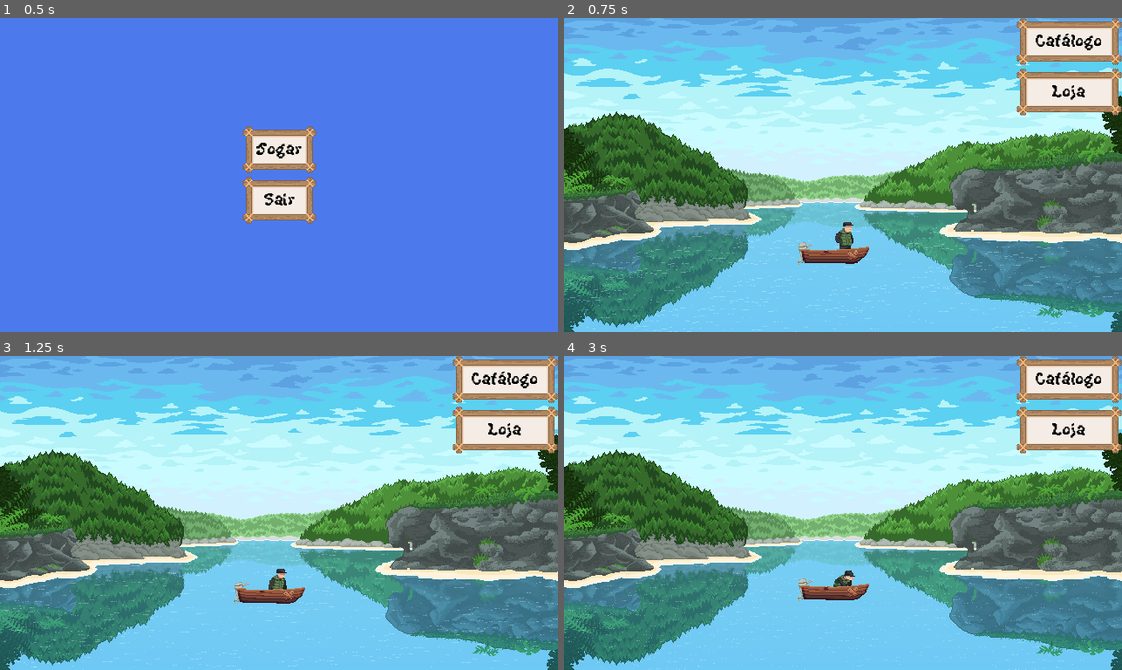
Above: before the commit, frames 1-4 (two rows, left to right).
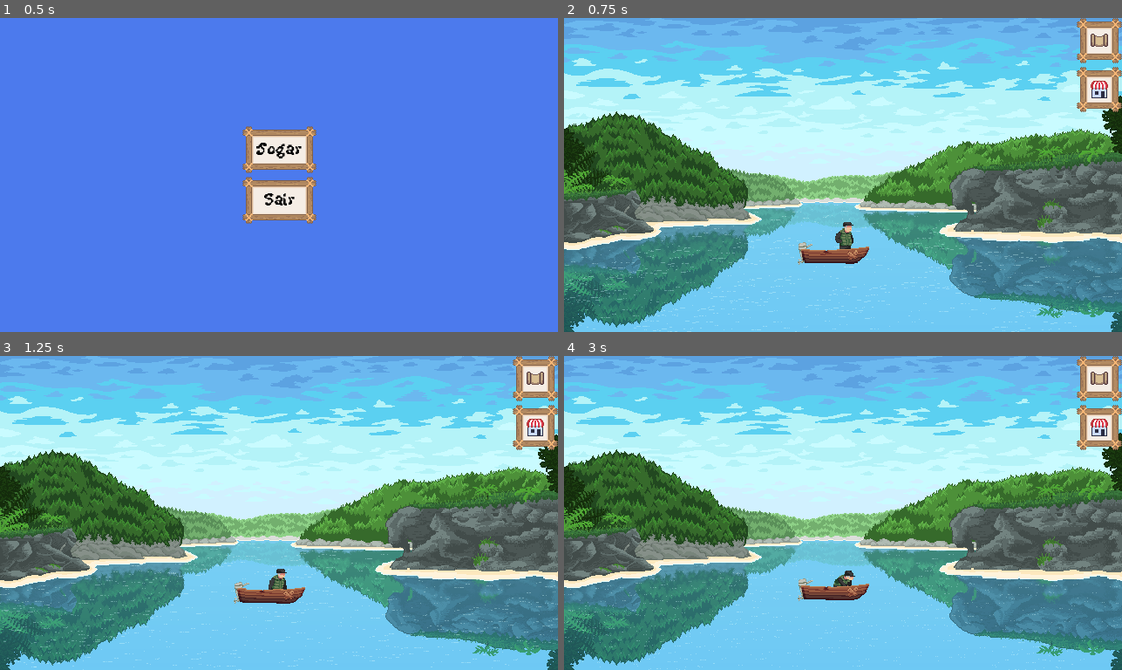
Above: after the commit, the same moments.

Repository: Bad-Onion/gyotaku
Game: Godot game, scene res://main.tscn
Two runs of this game, one before a commit and one after it. Both use one fixed random seed, a clock stepped at 60 frames per second and the inputs below. Sound files missing from this copy of the repository are replaced by a short silence.
Inputs (mouse positions are in pixels of both pictures, inside the frame that each line leads up to; where the layout moved, square brackets give the same spot in the first picture):
- Up to frame 1 (0.5 s): no input
- Up to frame 2 (0.75 s): click "Jogar" at 0.5 s
- Up to frame 3 (1.25 s): no input
- Up to frame 4 (3 s): click (1099, 377) [1071, 381] at 1.25 s; click (1099, 428) [1071, 431] at 2 s; click (1099, 377) [1082, 381] at 2.75 s

Frame 1 is identical in both runs. In frame 2, 3.9% of the frame differs, in the area x 81-100%, y 0-32%; in frame 3, 3.9%; in frame 4, 3.9%.

Commit message:
add icons

Diff:
--- a/gyotaku/scenes/levels/level_1/level_1.tscn
+++ b/gyotaku/scenes/levels/level_1/level_1.tscn
@@ -42,7 +42,9 @@
 [ext_resource type="AudioStream" uid="uid://cq57qv81ffl5f" path="res://assets/sfx/fogepeixe.wav" id="36_3jus6"]
 [ext_resource type="Script" uid="uid://73bmd37d57fl" path="res://scripts/services/button_audio_component.gd" id="39_u4rjv"]
 [ext_resource type="AudioStream" uid="uid://4xww4dcxdgki" path="res://assets/sfx/changebutton.wav" id="40_2wfu0"]
+[ext_resource type="Texture2D" uid="uid://yk5ygxcss5ws" path="res://assets/icons/iconecatalogo.png" id="41_c101c"]
 [ext_resource type="AudioStream" uid="uid://dunuu2nmmuw67" path="res://assets/sfx/pressbutton.wav" id="41_it7jt"]
+[ext_resource type="Texture2D" uid="uid://clkuvls1j5ouf" path="res://assets/icons/IconeLoja.png" id="45_2avwm"]
 
 [sub_resource type="AtlasTexture" id="AtlasTexture_wloe5"]
 atlas = ExtResource("3_napug")
@@ -339,14 +341,14 @@
 anchors_preset = 1
 anchor_left = 1.0
 anchor_right = 1.0
-offset_left = -121.0
-offset_bottom = 66.0
+offset_left = -52.0
+offset_bottom = 108.0
 grow_horizontal = 0
 
 [node name="CatalogButton" type="Button" parent="HUDLayer/ButtonsContainer" unique_id=1660187939]
 unique_name_in_owner = true
 layout_mode = 2
-text = "Catálogo"
+icon = ExtResource("41_c101c")
 
 [node name="ButtonSounds" type="Node" parent="HUDLayer/ButtonsContainer/CatalogButton" unique_id=583353]
 script = ExtResource("39_u4rjv")
@@ -356,7 +358,7 @@
 [node name="MarketButton" type="Button" parent="HUDLayer/ButtonsContainer" unique_id=1554711174]
 unique_name_in_owner = true
 layout_mode = 2
-text = "Loja"
+icon = ExtResource("45_2avwm")
 
 [node name="ButtonSounds" type="Node" parent="HUDLayer/ButtonsContainer/MarketButton" unique_id=1002274180]
 script = ExtResource("39_u4rjv")
--- a/gyotaku/scenes/ui/coin_hud/coin_hud.tscn
+++ b/gyotaku/scenes/ui/coin_hud/coin_hud.tscn
@@ -1,7 +1,7 @@
 [gd_scene format=3 uid="uid://cv55e06k5bift"]
 
 [ext_resource type="Script" uid="uid://3ngp6wesvl51" path="res://scenes/ui/coin_hud/coin_hud.gd" id="1_pt2yg"]
-[ext_resource type="Texture2D" uid="uid://d31rwrb77ia81" path="res://assets/sprites/HUD/coin_hud.png" id="2_7l14p"]
+[ext_resource type="Texture2D" uid="uid://b3xnx237s66i1" path="res://assets/icons/Dinheiro.png" id="2_pt2yg"]
 
 [node name="CoinHUD" type="Control" unique_id=2050263438]
 layout_mode = 3
@@ -16,7 +16,7 @@
 [node name="CoinTexture" type="TextureRect" parent="CoinContainer" unique_id=981782105]
 custom_minimum_size = Vector2(16, 16)
 layout_mode = 2
-texture = ExtResource("2_7l14p")
+texture = ExtResource("2_pt2yg")
 expand_mode = 1
 stretch_mode = 5
 
--- a/gyotaku/scenes/ui/market/market_ui.tscn
+++ b/gyotaku/scenes/ui/market/market_ui.tscn
@@ -10,6 +10,7 @@
 [ext_resource type="PackedScene" uid="uid://cv55e06k5bift" path="res://scenes/ui/coin_hud/coin_hud.tscn" id="7_e6xbh"]
 [ext_resource type="Texture2D" uid="uid://bj0eyhx3xb6r4" path="res://assets/sprites/market/upgrades/anzol.png" id="7_r4stw"]
 [ext_resource type="Script" uid="uid://73bmd37d57fl" path="res://scripts/services/button_audio_component.gd" id="8_fdggi"]
+[ext_resource type="Texture2D" uid="uid://eebee6qdtu0p" path="res://assets/sprites/HUD/fishing_cursor_arrow_hud.png" id="8_revuy"]
 [ext_resource type="AudioStream" uid="uid://4xww4dcxdgki" path="res://assets/sfx/changebutton.wav" id="9_2evwu"]
 [ext_resource type="AudioStream" uid="uid://dunuu2nmmuw67" path="res://assets/sfx/pressbutton.wav" id="10_revuy"]
 [ext_resource type="AudioStream" uid="uid://brln08jkyewkf" path="res://assets/sfx/compras.wav" id="13_2evwu"]
@@ -90,7 +91,7 @@
 offset_left = -55.0
 offset_bottom = 31.0
 grow_horizontal = 0
-text = "Voltar"
+icon = ExtResource("8_revuy")
 
 [node name="ButtonSounds" type="Node" parent="BackButton" unique_id=1865098431]
 script = ExtResource("8_fdggi")
Binary file added: gyotaku/assets/icons/Dinheiro.png
Not shown, changed: gyotaku/assets/icons/Dinheiro.png.import
Binary file added: gyotaku/assets/icons/IconeLoja.png
Not shown, added: gyotaku/assets/icons/IconeLoja.png.import
Not shown, removed: gyotaku/assets/icons/compras.wav.import
Binary file added: gyotaku/assets/icons/iconecatalogo.png
Not shown, added: gyotaku/assets/icons/iconecatalogo.png.import
Binary file removed: gyotaku/assets/sprites/HUD/coin_hud.png
Not shown, removed: gyotaku/assets/icons/compras.wav
